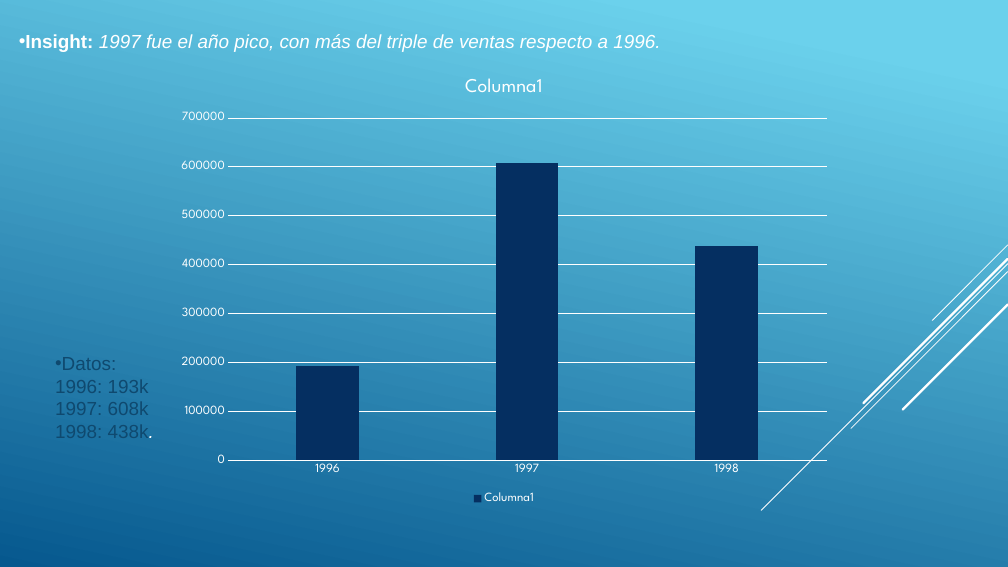
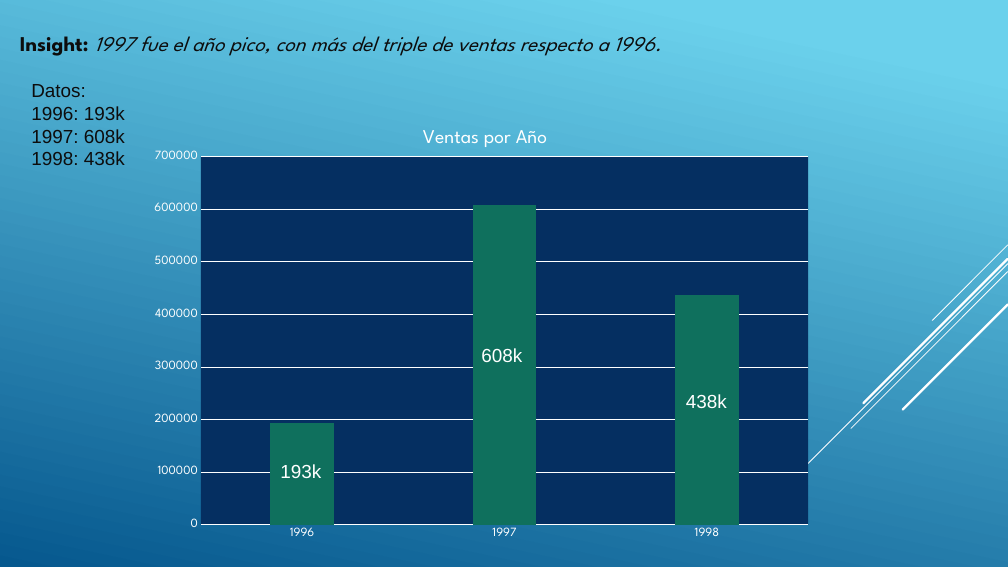
Before and after one commit to FedericoLami/NorthWind, a slide deck: slide 4 of Northwind traders.pptx. Drawn at 1008x567 pixels with LibreOffice and Linux fonts; fonts in the diff are those of the drawing. Boxes give left, top, right and bottom in pixels: in the first picture for what was removed or moved away, otherwise in the second. Text is boxed around its words. In the diff, an @@ line names an element or a change of style, - is before the commit and + after.

```diff
--- a/Northwind traders.pptx
+++ b/Northwind traders.pptx
@@ text "Insight: 1997 fue el año ..." at [20, 36, 661, 56]: size 18 to 20 pt, font Arial to League Spartan, text colour #FFFFFF to #0D0D0D; bullet • to none @@
@@ text at [31, 84, 125, 165]: text changed; text colour #0F496F to #0D0D0D @@
-• Datos:
-  1996: 193k
-  1997: 608k
-  1998: 438k.
+Datos:
+1996: 193k
+1997: 608k
+1998: 438k
@@ column chart at [145, 111, 825, 554] @@
@@ title "Columna1" to "Ventas por Año " @@
-Columna1: 190000, 610000, 440000
+Series 1: 190000, 610000, 440000
@@ colour of Series 1 #052F61 to #0F705D @@
@@ legend changed @@
@@ background changed @@
@@ plot area changed @@
@@ column chart: place and size @@
-column chart at [168, 60, 840, 508]
+column chart at [145, 111, 825, 554]
@@ text added at [481, 348, 522, 362], 18 pt, text #FFFFFF @@
+608k
@@ text added at [686, 394, 727, 408], 18 pt, text #FFFFFF @@
+438k
@@ text added at [280, 464, 321, 478], 18 pt, text #FFFFFF @@
+193k
```
Also in this commit, not shown: 2 other slides changed, 2 slides added.
